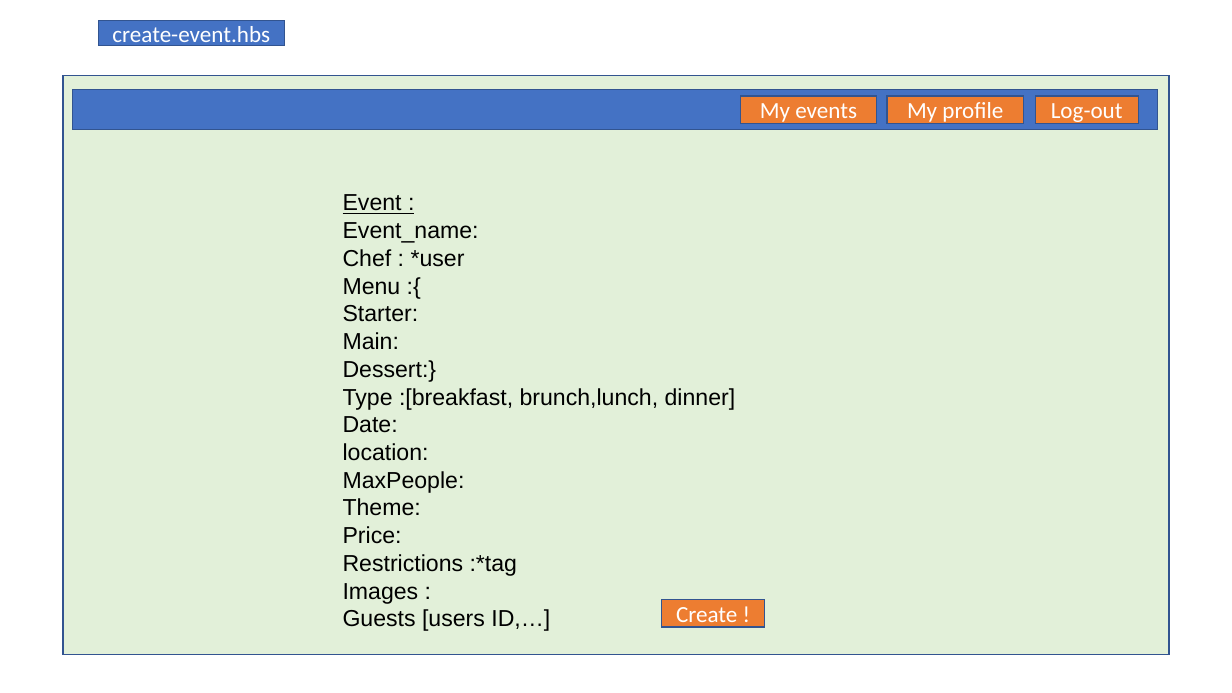
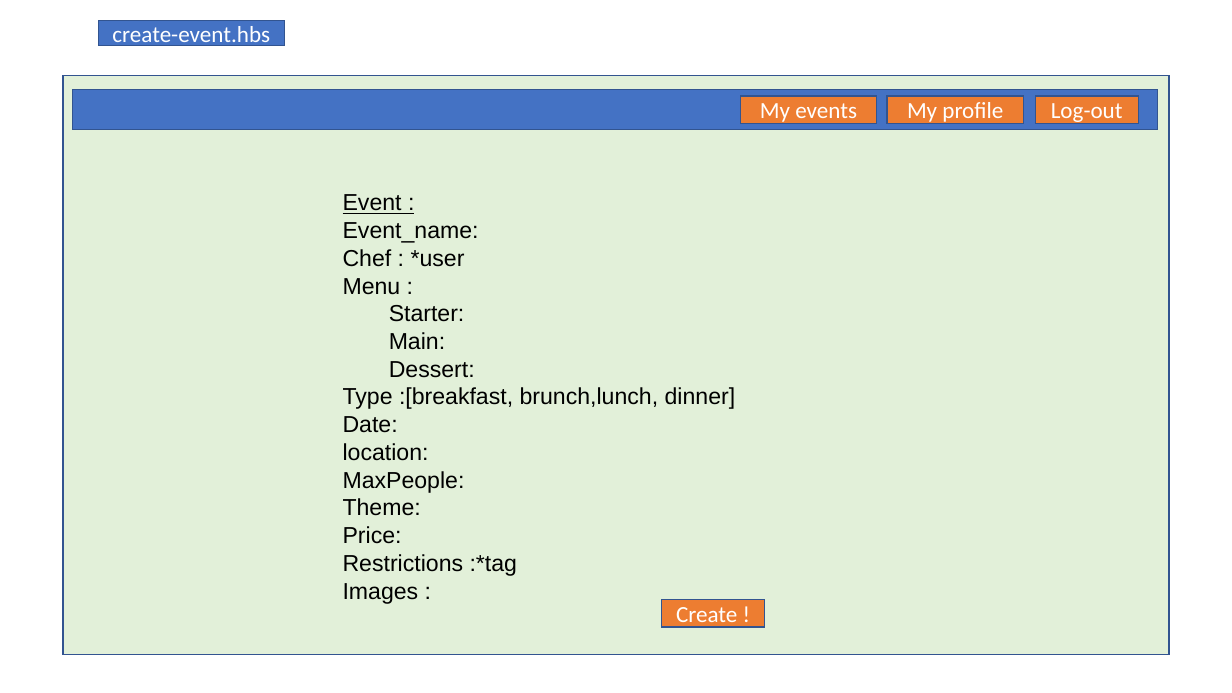
Before and after one commit to sdubois90/Second-project, a slide deck: slide 8 of Working plan/Project plan.pptx. Drawn at 1232x693 pixels with LibreOffice and Linux fonts; fonts in the diff are those of the drawing. Boxes give left, top, right and bottom in pixels: in the first picture for what was removed or moved away, otherwise in the second. Text is boxed around its words. In the diff, an @@ line names an element or a change of style, - is before the commit and + after.

```diff
--- a/Working plan/Project plan.pptx
+++ b/Working plan/Project plan.pptx
@@ text at [389,305,465,350]: list level 1 to 2 in "Starter:"; list level 1 to 2 in "Main:" @@
@@ text at [389,361,475,378]: text changed @@
-Dessert:}
+  Dessert:
@@ text at [343,609,550,631]: paragraph removed @@
-Guests [users ID,…]
```
Also in this commit, not shown: 4 other files.
